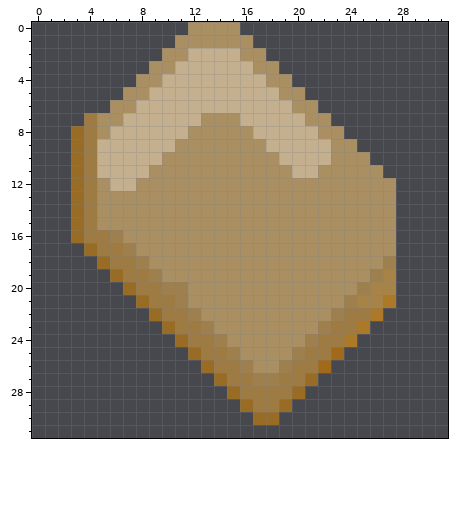
Pixel-art sprite: sprites/items/tebriy.png. This is how it looked before the edit.
The file is 32x32 pixels.
And afterwards:
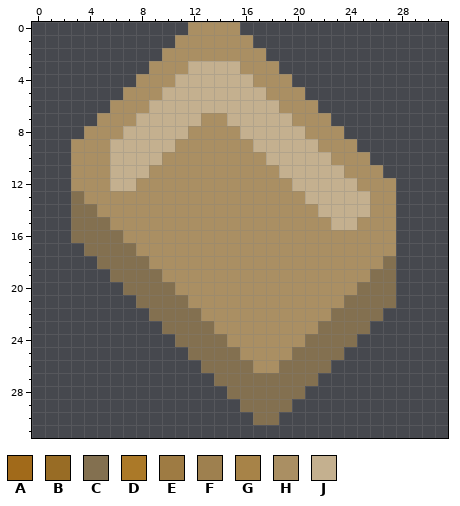
Palette (. is transparent): A #a16a1a  B #986c25  C #837050  D #ab7928  E #9e7b43  F #9e804f  G #a78348  H #aa8f63  J #c4b08f
Edits made:
{"y":2,"x":12,"old":"JJJJ","new":"HHHH"}
{"y":3,"x":11,"old":"J","new":"H"}
{"y":3,"x":16,"old":"J","new":"H"}
{"y":4,"x":10,"old":"J","new":"H"}
{"y":4,"x":17,"old":"J","new":"H"}
{"y":5,"x":9,"old":"J","new":"H"}
{"y":5,"x":18,"old":"J","new":"H"}
{"y":6,"x":8,"old":"J","new":"H"}
{"y":6,"x":19,"old":"J","new":"H"}
{"y":7,"x":4,"old":"E","new":"."}
{"y":7,"x":7,"old":"J","new":"H"}
{"y":7,"x":15,"old":"H","new":"J"}
{"y":7,"x":20,"old":"J","new":"H"}
{"y":8,"x":3,"old":"BE","new":".H"}
{"y":8,"x":6,"old":"J","new":"H"}
{"y":8,"x":16,"old":"H","new":"J"}
{"y":8,"x":21,"old":"J","new":"H"}
{"y":9,"x":3,"old":"BEJ","new":"HHH"}
{"y":9,"x":17,"old":"H","new":"J"}
{"y":9,"x":22,"old":"J","new":"H"}
{"y":10,"x":3,"old":"BEJ","new":"HHH"}
{"y":10,"x":18,"old":"H","new":"J"}
{"y":11,"x":3,"old":"BEJ","new":"HHH"}
{"y":11,"x":19,"old":"H","new":"J"}
{"y":11,"x":22,"old":"HH","new":"JJ"}
{"y":12,"x":3,"old":"BE","new":"HH"}
{"y":12,"x":20,"old":"HHHHH","new":"JJJJJ"}
{"y":13,"x":3,"old":"BE","new":"CH"}
{"y":13,"x":21,"old":"HHHHH","new":"JJJJJ"}
{"y":14,"x":3,"old":"BE","new":"CC"}
{"y":14,"x":22,"old":"HHHH","new":"JJJJ"}
{"y":15,"x":3,"old":"BEH","new":"CCC"}
{"y":15,"x":23,"old":"HH","new":"JJ"}
{"y":16,"x":3,"old":"BEEF","new":"CCCC"}
{"y":17,"x":4,"old":"BEEF","new":"CCCC"}
{"y":18,"x":5,"old":"BEEF","new":"CCCC"}
{"y":18,"x":27,"old":"F","new":"C"}
{"y":19,"x":6,"old":"BEEF","new":"CCCC"}
{"y":19,"x":26,"old":"FG","new":"CC"}
{"y":20,"x":7,"old":"BEEFF","new":"CCCCH"}
{"y":20,"x":25,"old":"FGG","new":"CCC"}
{"y":21,"x":8,"old":"BEEF","new":"CCCC"}
{"y":21,"x":24,"old":"FGGD","new":"CCCC"}
{"y":22,"x":9,"old":"BEEF","new":"CCCC"}
{"y":22,"x":23,"old":"FEED","new":"CCCC"}
{"y":23,"x":10,"old":"BEEF","new":"CCCC"}
{"y":23,"x":22,"old":"FEED","new":"CCCC"}
{"y":24,"x":11,"old":"BEEF","new":"CCCC"}
{"y":24,"x":21,"old":"FEED","new":"CCCC"}
{"y":25,"x":12,"old":"BEEF","new":"CCCC"}
{"y":25,"x":20,"old":"FEEA","new":"CCCC"}
{"y":26,"x":13,"old":"BEEF","new":"CCCC"}
{"y":26,"x":19,"old":"FEEA","new":"CCCC"}
{"y":27,"x":14,"old":"BEEFFEEB","new":"CCCCCCCC"}
{"y":28,"x":15,"old":"BEEEEB","new":"CCCCCC"}
{"y":29,"x":16,"old":"BEEB","new":"CCCC"}
{"y":30,"x":17,"old":"BB","new":"CC"}
{"label":"changed","picture_box":[71,48,396,425]}
